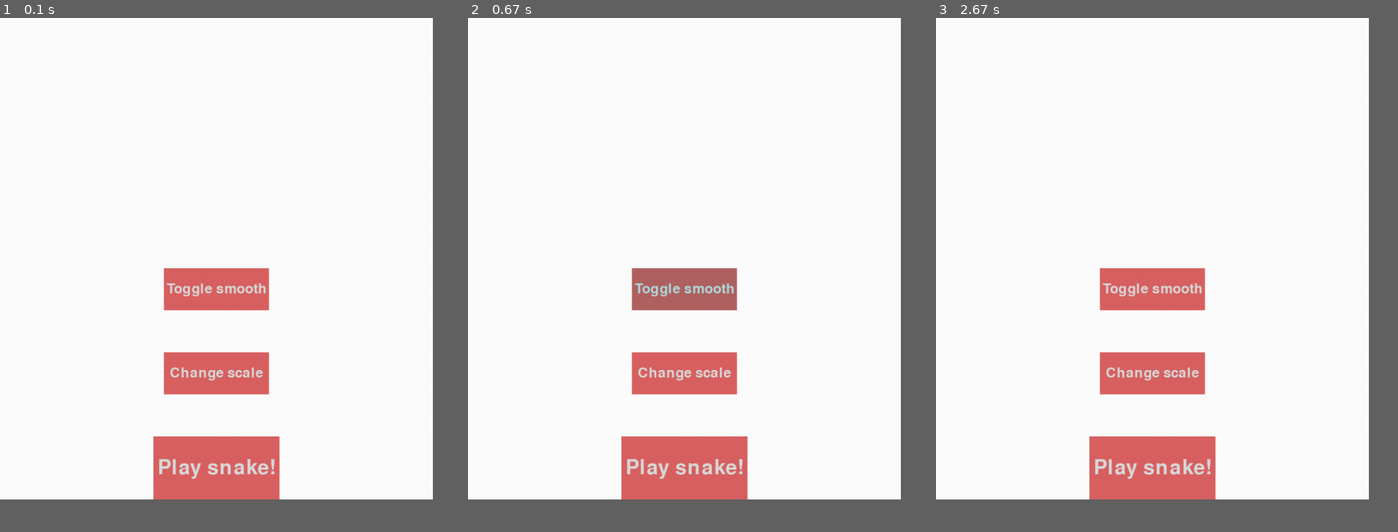
Above: before the commit, frames 1-3 (left to right).
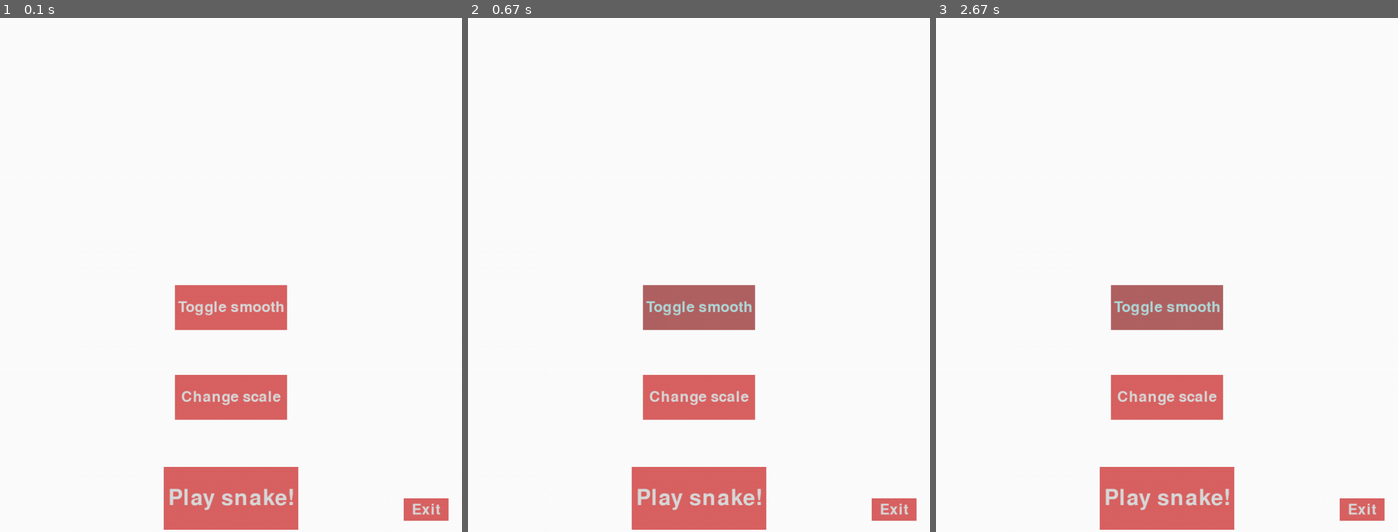
Above: after the commit, the same moments.

Repository: matihope/new_snake
Game: pygame game, started from main.py
Same seed, same stepped clock (60 frames per second), same inputs: the game is played once before the commit and once after it.
Inputs (mouse positions are in pixels of both pictures, inside the frame that each line leads up to):
- Up to frame 1 (0.1 s): no input
- Up to frame 2 (0.67 s): hold D from 0.33 s (still down); move the mouse to (680, 295) at 0.37 s
- Up to frame 3 (2.67 s): release D at 0.8 s; hold W 0.83-1.13 s; move the mouse to (1314, 259) at 0.87 s; hold D 1.17-1.63 s; move the mouse to (1056, 280) at 1.2 s; hold A 1.67-2.2 s; move the mouse to (1023, 197) at 1.7 s; hold S 2.23-2.53 s; move the mouse to (1236, 95) at 2.27 s; hold A from 2.57 s (still down); move the mouse to (1222, 321) at 2.6 s
In our replay, the window is 758x843 before the commit and 809x900 after it. These sizes can differ from the game's own. Grey fills any space a smaller window leaves; there, only what the larger window draws over its background counts as a difference.

The runs differ from the first frame. In frame 1, 9.6% of the frame differs, in the area x 33-98%, y 48-100%; in frame 2, 9.6%; in frame 3, 10%.

Commit message:
Fixing some things

Diff:
--- a/main.py
+++ b/main.py
@@ -1,16 +1,17 @@
 #!/usr/bin/python
-
+import sys
 import pygame
-from modules.level import SnakeGame
-from modules.button import Button
-from modules.screen import Screen
+from modules.games.snake.level import SnakeGame
+from modules.gui.button import Button
+from modules.gui.screen import Screen
+from modules.gui.fps_counter import FPSCounter
 
 
-scale = 0.75
+scale = 0.8
 board_width, board_height = 20, 20
 
 smooth = True
-FPS = 60
+FPS = 1000
 mps = 5
 clock = pygame.time.Clock()
 
@@ -60,10 +61,10 @@
             if e.type == pygame.QUIT:
                 game.snake.dead = True
                 run_game = False
-                pygame.quit()
-                exit('-> User quit')
+                shut_down()
             if e.type == pygame.KEYDOWN:
                 if e.key == pygame.K_ESCAPE:
+                    game.snake.dead = True
                     run_game = False
 
         # Logic
@@ -78,6 +79,7 @@
 
         score_board.fill(score_board_color)
         score_board.blit(score_txt, (score_board.get_width()//2 - score_txt.get_width()//2, score_txt.get_height()//2))
+        score_board.blit(show_fps(), (5, 5))
         WINDOW.blit(score_board, (BUFF, board_height * TILE_SIZE + (BUFF * 2)))
 
         real_draw(WINDOW, draw_smooth=smooth)
@@ -89,21 +91,23 @@
 
 def menu():
     menu_screen = Screen()
-    menu_screen.add_button(Button(x=WINDOW_WIDTH//2, y=WINDOW_HEIGHT-75, width=300, height=150,
+    menu_screen.add_button(Button(x=WINDOW_WIDTH//2, y=WINDOW_HEIGHT-75, width=300, height=140,
                                   text='Play snake!', font_size=72, trigger=snake_game_loop, tag='button_play'))
     menu_screen.add_button(Button(x=WINDOW_WIDTH//2, y=WINDOW_HEIGHT-300, width=250, height=100,
                                   text='Change scale', font_size=48, trigger=update_scale, tag='button_scale'))
     menu_screen.add_button(Button(x=WINDOW_WIDTH // 2, y=WINDOW_HEIGHT - 500, width=250, height=100,
                                   text='Toggle smooth', font_size=48, trigger=toggle_smooth,
                                   long_press=False, tag='button_smooth'))
+    menu_screen.add_button(Button(x=WINDOW_WIDTH-30, y=WINDOW_HEIGHT-25, width=100, height=50,
+                                  align_x='right', align_y='bottom',
+                                  text='Exit', font_size=48, trigger=shut_down,
+                                  long_press=False, tag='button_exit'))
 
     run = True
     while run:
         for e in pygame.event.get():
             if e.type == pygame.QUIT:
                 run = False
-                pygame.quit()
-                exit('-> User quit')
 
         # Logic
         m = pygame.mouse
@@ -126,18 +130,18 @@
 
 
 def real_draw(surface, draw_smooth=False):
-    """Function that is responsible for drawing to real window"""
-    if draw_smooth:
+    """Function responsible for drawing to real window"""
+    if draw_smooth:  # This looks better, but it's slower for processor
         pygame.transform.smoothscale(surface, (window_width_real, window_height_real), window_real)
     else:
         pygame.transform.scale(surface, (window_width_real, window_height_real), window_real)
 
 
-def show_fps(surface):
-    """
-    Work on that function
-    """
-    pass
+def show_fps():
+    """This function is meant to be run as frequently as possible"""
+    global fps_counter
+    fps_counter.update(pygame.time.get_ticks())
+    return fps_counter.get_fps_label()
 
 
 def toggle_smooth():
@@ -145,11 +149,24 @@
     smooth = not smooth
 
 
+def shut_down():
+    globals().update(locals())
+
+    # On program shut down
+    running = False
+    fps_counter.running = False
+
+    pygame.quit()
+    exit(" -> User quit")
+
+
 if __name__ == "__main__":
+    pygame.init()
     update_scale_dependents()
 
-    pygame.init()
+    running = True
+    fps_counter = FPSCounter()
 
     menu()
 
-pygame.quit()
+    shut_down()
--- a/modules/cf.py
+++ b/modules/cf.py
@@ -1,3 +1,6 @@
+# cool functions
+
+
 def collision(one, two, size):
     if one[0] + size <= two[0]:
         return False
--- a/modules/level.py
+++ b/modules/games/snake/level.py
@@ -1,4 +1,4 @@
-from modules import fruit, player
+from modules.games.snake import fruit, player
 from modules.cf import collision
 
 
@@ -21,9 +21,11 @@
             while any([collision(part, self.fruit.pos(), self.tile_size) for part in self.snake.body]):
                 self.fruit.eat_fruit()
 
-        if not (0 <= self.snake.x < self.size_x * self.tile_size) or \
-           not (0 <= self.snake.y < self.size_y * self.tile_size):
-            self.snake.dead = True
+        # if not (0 <= self.snake.x < self.size_x * self.tile_size) or \
+        #    not (0 <= self.snake.y < self.size_y * self.tile_size):
+        #     self.snake.dead = True
+        self.snake.x %= self.size_x * self.tile_size
+        self.snake.y %= self.size_y * self.tile_size
 
         if any([collision(part, self.snake.pos(), self.tile_size) for part in self.snake.body[1:]]):
             self.snake.dead = True
--- a/modules/button.py
+++ b/modules/gui/button.py
@@ -37,11 +37,11 @@
         if align_x == 'left':
             self.draw_x = self.x
         elif align_x == 'right':
-            self.draw_x = self.x + self.width
+            self.draw_x = self.x - self.width
         if align_y == 'top':
             self.draw_y = self.y
         elif align_y == 'bottom':
-            self.draw_y = self.y + self.height
+            self.draw_y = self.y - self.height
 
         self.font = pygame.font.SysFont('', font_size)
         self.body = pygame.Surface((self.width, self.height))
--- /dev/null
+++ b/modules/gui/fps_counter.py
@@ -0,0 +1,28 @@
+from pygame import font, time
+from threading import Thread
+
+
+class FPSCounter:
+    def __init__(self, font_size=36, font_color=(50, 50, 50)):
+        self.fps_holder = 0  # F
+        self.fps_history = [0 for i in range(10)]
+        self.fps_calm = 0
+
+        self.FONT = font.SysFont("", font_size)
+        self.font_color = font_color
+
+        self.running = True
+        Thread(target=self.count_fps).start()
+
+    def update(self, new_time):
+        self.fps_history.pop(0)
+        self.fps_history.append(1000/(max(1, new_time - self.fps_holder)))
+        self.fps_holder = new_time
+
+    def count_fps(self):
+        while self.running:
+            self.fps_calm = round(sum(self.fps_history)/len(self.fps_history))
+            time.wait(500)
+
+    def get_fps_label(self):
+        return self.FONT.render(str(self.fps_calm), True, self.font_color)
Renamed: modules/fruit.py -> modules/games/snake/fruit.py
Renamed: modules/player.py -> modules/games/snake/player.py
Renamed: modules/pygame_textinput.py -> modules/gui/pygame_textinput.py
Renamed: modules/screen.py -> modules/gui/screen.py
Not shown, changed: .gitignore
